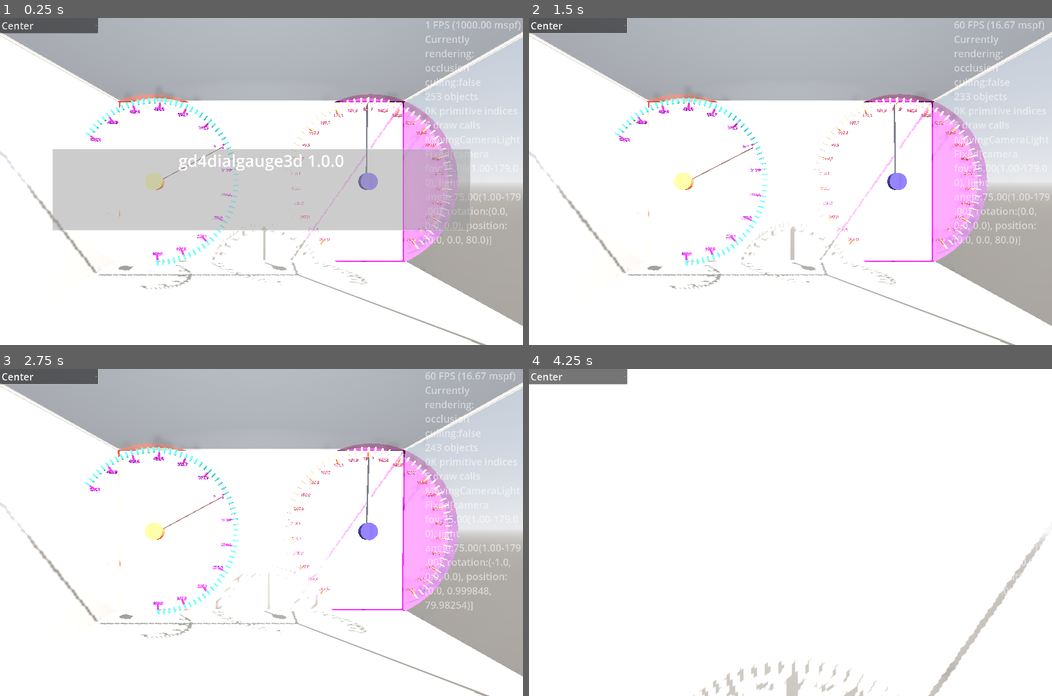
Above: before the commit, frames 1-4 (two rows, left to right).
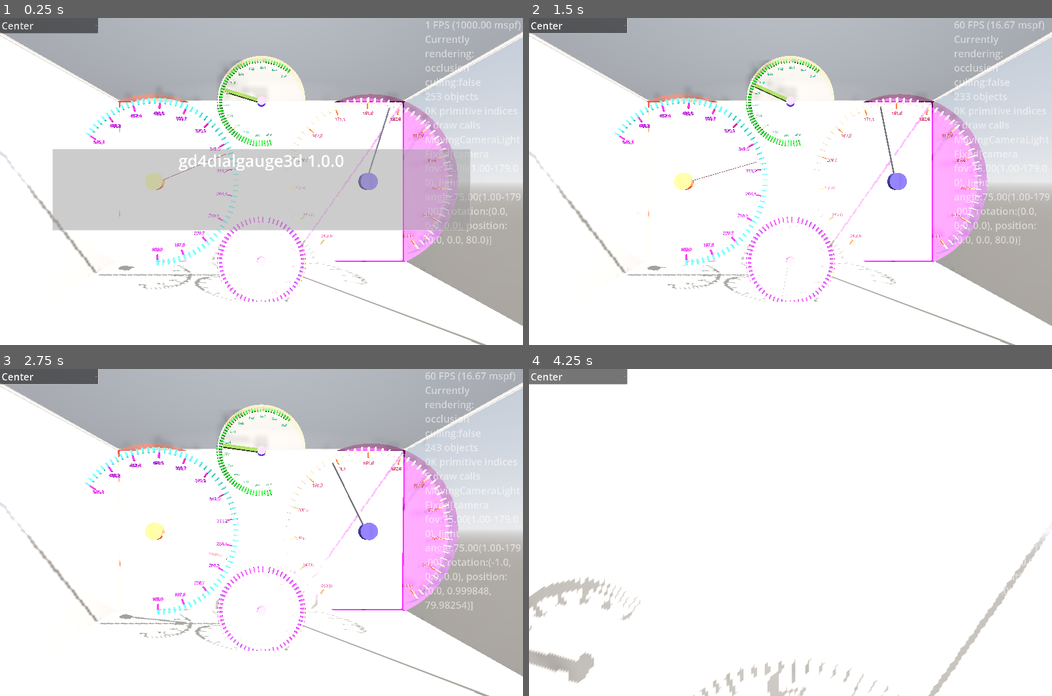
Above: after the commit, the same moments.

Repository: kasworld/gd4dialgauge3d
Game: Godot game, scene res://main.tscn
Two runs of this game, one before a commit and one after it. Both use one fixed random seed, a clock stepped at 60 frames per second and the inputs below.
Inputs (mouse positions are in pixels of both pictures, inside the frame that each line leads up to):
- Up to frame 1 (0.25 s): no input
- Up to frame 2 (1.5 s): click "Center" at 0.5 s; tap Enter at 1.25 s; move the mouse to (905, 165) at 1.27 s; hold Right from 1.28 s (still down); tap Q at 1.35 s; click (905, 165) at 1.42 s
- Up to frame 3 (2.75 s): move the mouse to (156, 548) at 2.02 s; release Right at 2.03 s; hold Down from 2.03 s (still down); tap E at 2.1 s
- Up to frame 4 (4.25 s): move the mouse to (842, 460) at 2.77 s; release Down at 2.78 s; hold Right 2.78-3.53 s; tap Enter at 2.85 s; move the mouse to (764, 597) at 3.52 s; hold Up from 3.53 s (still down); tap Q at 3.6 s; click (764, 597) at 3.67 s

The runs differ from the first frame. In frame 1, 3.5% of the frame differs, in the area x 17-85%, y 11-87%; in frame 2, 3.6%; in frame 3, 3.5%; in frame 4, 1.9%.

Commit message:
add new_dialgauge

Diff:
--- a/dial_gauge/dial_gauge.gd
+++ b/dial_gauge/dial_gauge.gd
@@ -16,8 +16,6 @@
 
 func value_range_mid() -> float:
 	return (value_range[0] + value_range[1]) /2
-
-
 
 func init_range(v_range :Array, r_range :Array ) -> DialGauge:
 	value_range = v_range
--- a/main.gd
+++ b/main.gd
@@ -69,45 +69,45 @@
 	var r1 := randf_range(v,v+l)
 	var r2 := randf_range(r1+l/2,r1+l)
 	return [r1,r2]
-
+func random_color() -> Color:
+	return NamedColorList.color_list.pick_random()[0]
+func new_dialgauge(radius :float, cabinet_size :Vector3) -> DialGauge:
+	return preload("res://dial_gauge/dial_gauge.tscn").instantiate(
+		).init(radius, cabinet_size.z/20, random_color(),random_color(),random_color(),
+		).init_range( make_rand_range(0,360), make_rand_range(0,2*PI)
+		).add_dial_num(radius*0.80, cabinet_size.z/100, radius/20, 12, random_color(),
+		).add_dial_bar(radius*0.92, Vector3(cabinet_size.z/40, cabinet_size.z/200, cabinet_size.z/100),
+			DialGauge.BarAlign.Out, 60, random_color()
+		).add_dial_bar(radius*0.92, Vector3(cabinet_size.z/40, cabinet_size.z/200, cabinet_size.z/100),
+			DialGauge.BarAlign.In, 12, random_color()
+		)
 var dialgauge_list :Array
 func dialgauge_demo(gc :GlassCabinet) -> void:
 	var radius := gc.cabinet_size.x/5
-	var dg = preload("res://dial_gauge/dial_gauge.tscn").instantiate(
-		).init(radius, gc.cabinet_size.z/20, random_color(),random_color(),random_color(),
-		).init_range( make_rand_range(0,360), make_rand_range(0,2*PI)
-		).add_dial_num(radius*0.85, gc.cabinet_size.z/100, 1.5, 12, random_color(),
-		).add_dial_bar(radius*0.92, Vector3(gc.cabinet_size.z/40, gc.cabinet_size.z/200, gc.cabinet_size.z/100),
-			DialGauge.BarAlign.Out, 60, random_color()
-		).add_dial_bar(radius*0.92, Vector3(gc.cabinet_size.z/40, gc.cabinet_size.z/200, gc.cabinet_size.z/100),
-			DialGauge.BarAlign.In, 12, random_color()
-		)
+	var dg = new_dialgauge(radius, gc.cabinet_size)
 	dg.position = gc.calc_pos_by_grid(0,0,2,1)
 	gc.add_child(dg)
 	dialgauge_list.append([dg, dg.value_range_mid()])
-	radius = gc.cabinet_size.x/5
-	dg = preload("res://dial_gauge/dial_gauge.tscn").instantiate(
-		).init(radius, gc.cabinet_size.z/20,random_color(),random_color(),random_color(),
-		).init_range( make_rand_range(0,360), make_rand_range(0,2*PI)
-		).add_dial_num(radius*0.85, gc.cabinet_size.z/100, 1.5, 24, random_color(),
-		).add_dial_bar(radius*0.92, Vector3(gc.cabinet_size.z/40, gc.cabinet_size.z/200, gc.cabinet_size.z/100),
-			DialGauge.BarAlign.Out, 60, random_color()
-		).add_dial_bar(radius*0.92, Vector3(gc.cabinet_size.z/40, gc.cabinet_size.z/200, gc.cabinet_size.z/100),
-			DialGauge.BarAlign.In, 12, random_color()
-		)
+	dg = new_dialgauge(radius, gc.cabinet_size)
 	dg.position = gc.calc_pos_by_grid(1,0,2,1)
 	gc.add_child(dg)
 	dialgauge_list.append([dg, dg.value_range_mid()])
-
+	radius = gc.cabinet_size.x/10
+	dg = new_dialgauge(radius, gc.cabinet_size)
+	dg.position = gc.calc_pos_by_grid(1,0,3,3)
+	gc.add_child(dg)
+	dialgauge_list.append([dg, dg.value_range_mid()])
+	dg = new_dialgauge(radius, gc.cabinet_size)
+	dg.position = gc.calc_pos_by_grid(1,2,3,3)
+	gc.add_child(dg)
+	dialgauge_list.append([dg, dg.value_range_mid()])
 
 func dialgauge_animate() -> void:
 	for dg in dialgauge_list:
-		dg[1] += randfn(0,0.2)
+		dg[1] += randfn(0,1)*dg[0].value_range_len()/100
 		dg[1] = dg[0].clamp_value(dg[1])
 		dg[0].set_needle_value(dg[1])
 
-func random_color() -> Color:
-	return NamedColorList.color_list.pick_random()[0]
 
 
 func _process(_delta: float) -> void:
